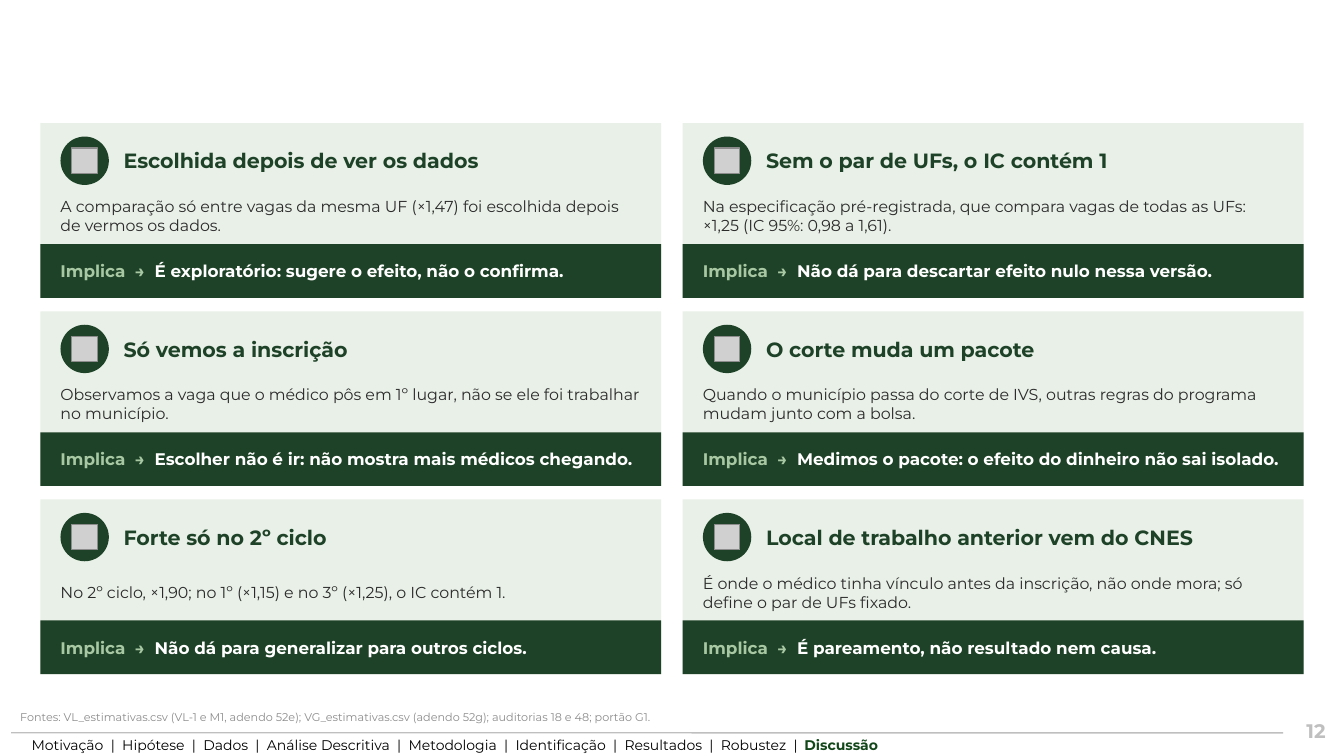
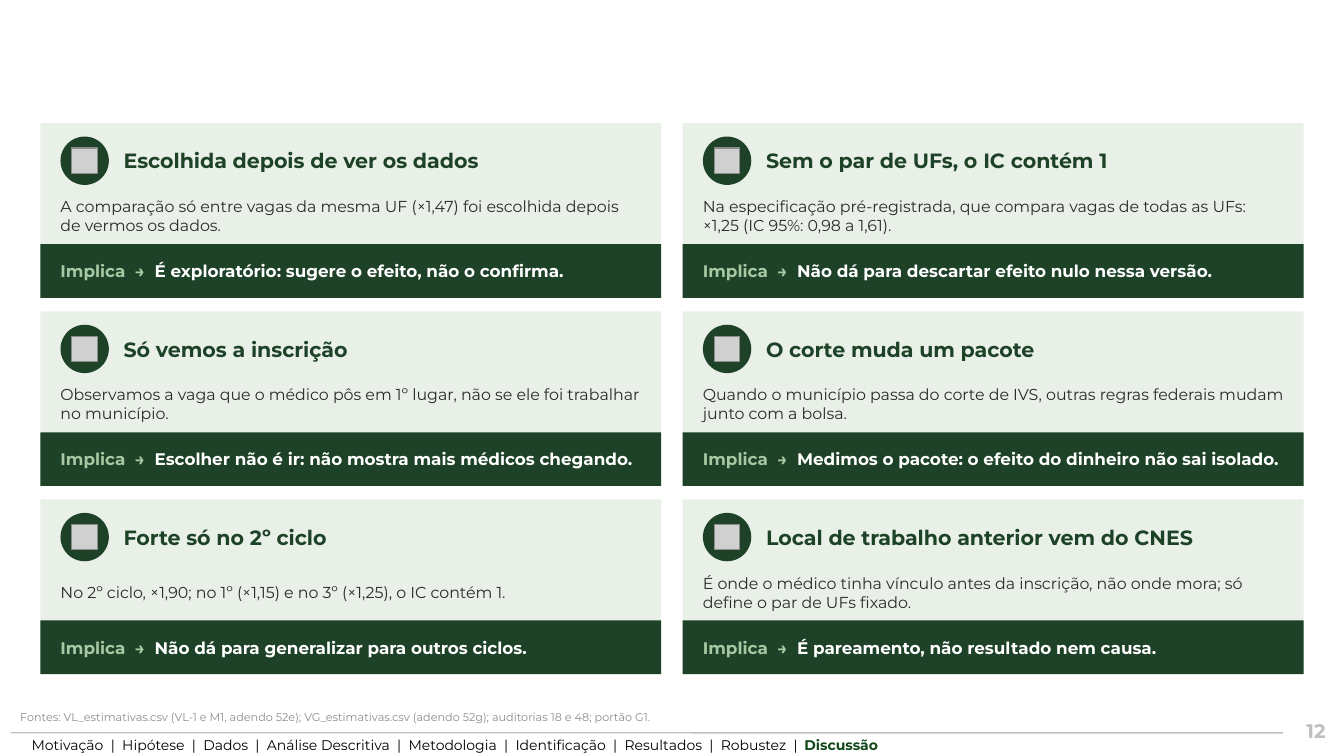
Before and after one commit to ka1victor/impact-eval-health-econ-pmme, a slide deck: slide 12 of output/apresentacao_banca2/deck_banca2_pos_banca.pptx. Drawn at 1344x756 pixels with LibreOffice and Linux fonts; fonts in the diff are those of the drawing; grey boxes stand for pictures; background and template pictures are left out. Boxes give left, top, right and bottom in pixels: in the first picture for what was removed or moved away, otherwise in the second. Text is boxed around its words. In the diff, an @@ line names an element or a change of style, - is before the commit and + after.

```diff
--- a/output/apresentacao_banca2/deck_banca2_pos_banca.pptx
+++ b/output/apresentacao_banca2/deck_banca2_pos_banca.pptx
@@ text at <box>703,388,1283,422</box>: text changed @@
-Quando o município passa do corte de IVS, outras regras do programa mudam junto com a bolsa.
+Quando o município passa do corte de IVS, outras regras federais mudam junto com a bolsa.
```
Also in this commit, not shown: 6 other slides changed, 1 slide removed, 5 other files.
